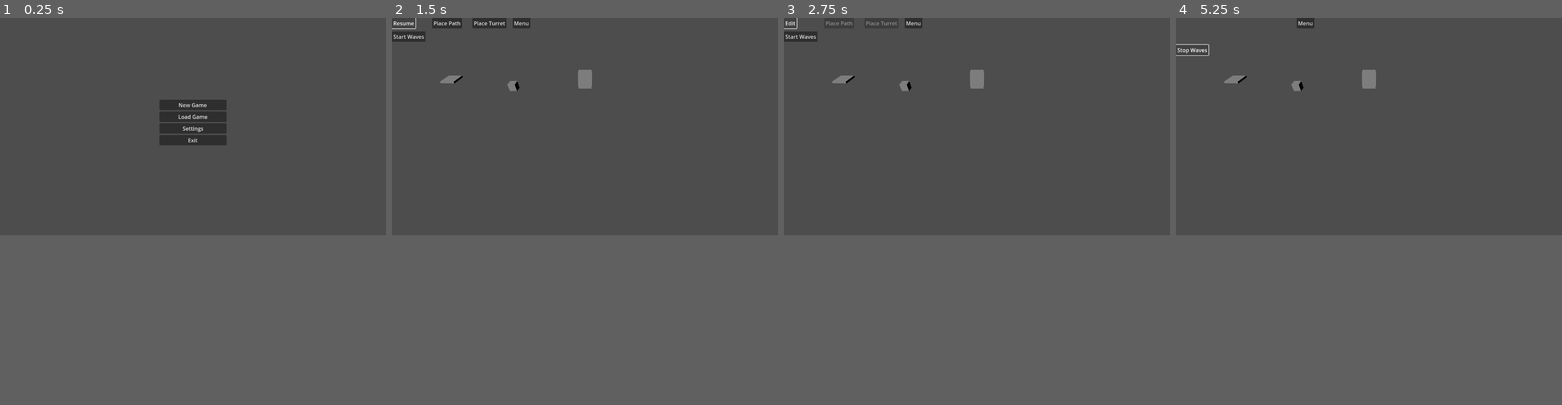
Above: before the commit, frames 1-4 (left to right).
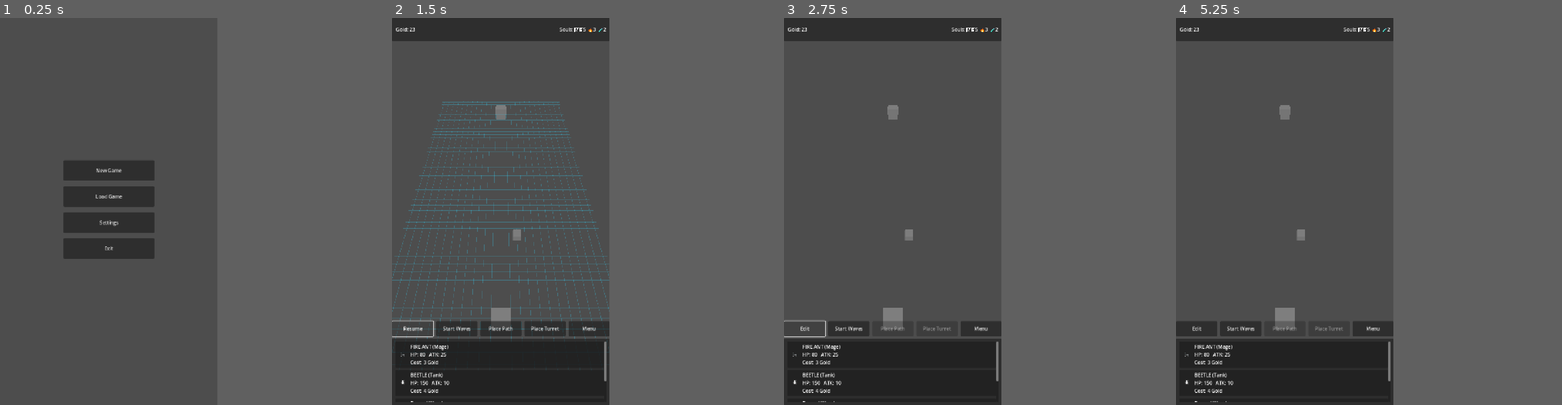
Above: after the commit, the same moments.

Repository: potatozepp/GPT-Test
Game: Godot game, scene res://main.tscn
Two runs of this game, one before a commit and one after it. Both use one fixed random seed, a clock stepped at 60 frames per second and the inputs below.
Inputs:
- Up to frame 1 (0.25 s): no input
- Up to frame 2 (1.5 s): click "Load Game" at 0.5 s; click "Edit" at 1.25 s
- Up to frame 3 (2.75 s): click "Resume" at 2 s
- Up to frame 4 (5.25 s): click "Menu" at 2.75 s; click "New Game" at 3.5 s; click "Start Waves" at 4.25 s; click "Stop Waves" at 5 s
In our replay, the window is 799x449 before the commit and 450x800 after it. These sizes can differ from the game's own. Grey fills any space a smaller window leaves; there, only what the larger window draws over its background counts as a difference.

The runs differ from the first frame. In frame 1, 6.7% of the frame differs, in the area x 16-59%, y 21-63%; in frame 2, 17%, in the area x 0-57%, y 0-100%; in frame 3, 14%; in frame 4, 15%.

Commit message:
Add visible placement grid for portrait edit mode

Diff:
--- a/main.gd
+++ b/main.gd
@@ -1,13 +1,16 @@
 extends Node3D
 
-const MIN_X := -30.0
-const MAX_X := 30.0
-const MIN_Z := -30.0
-const MAX_Z := 30.0
+const MIN_X := -12.0
+const MAX_X := 12.0
+const MIN_Z := -24.0
+const MAX_Z := 24.0
 const PATH_HALF := Vector2(1, 1)
 const TOWER_HALF := Vector2(0.5, 0.5)
 const PATH_CONNECT_DISTANCE := 2.0
 const TOWER_PATH_PADDING := 0.5
+const GRID_LINE_THICKNESS := 0.04
+const GRID_LINE_HEIGHT := 0.02
+const GRID_COLOR := Color(0.2, 0.85, 1.0, 0.25)
 
 var EnemyScene = preload("res://assets/models/enemy.tscn")
 var TowerScene = preload("res://assets/models/tower.tscn")
@@ -29,23 +32,27 @@
 @onready var exit_button = $CanvasLayer/StartMenu/VBoxContainer/ExitButton
 @onready var settings_menu = $CanvasLayer/SettingsMenu
 @onready var settings_back = $CanvasLayer/SettingsMenu/VBoxContainer/BackButton
-@onready var edit_button = $CanvasLayer/EditButton
-@onready var run_button = $CanvasLayer/RunButton
-@onready var stop_button = $CanvasLayer/StopButton
-@onready var path_button = $CanvasLayer/PathButton
-@onready var turret_button = $CanvasLayer/TurretButton
-@onready var menu_button = $CanvasLayer/MenuButton
+@onready var edit_button = $CanvasLayer/ActionBar/EditButton
+@onready var run_button = $CanvasLayer/ActionBar/RunButton
+@onready var stop_button = $CanvasLayer/ActionBar/StopButton
+@onready var path_button = $CanvasLayer/ActionBar/PathButton
+@onready var turret_button = $CanvasLayer/ActionBar/TurretButton
+@onready var menu_button = $CanvasLayer/ActionBar/MenuButton
+@onready var top_hud = $CanvasLayer/TopHUD
+@onready var action_bar = $CanvasLayer/ActionBar
+@onready var shop_panel = $CanvasLayer/ShopPanel
 @onready var selection_panel = $CanvasLayer/SelectionPanel
-@onready var sell_button = $CanvasLayer/SelectionPanel/VBoxContainer/SellButton
-@onready var upgrade_button = $CanvasLayer/SelectionPanel/VBoxContainer/UpgradeButton
-@onready var move_button = $CanvasLayer/SelectionPanel/VBoxContainer/MoveButton
-@onready var delete_button = $CanvasLayer/SelectionPanel/VBoxContainer/DeleteButton
+@onready var sell_button = $CanvasLayer/SelectionPanel/SelectionMargin/VBoxContainer/SellButton
+@onready var upgrade_button = $CanvasLayer/SelectionPanel/SelectionMargin/VBoxContainer/UpgradeButton
+@onready var move_button = $CanvasLayer/SelectionPanel/SelectionMargin/VBoxContainer/MoveButton
+@onready var delete_button = $CanvasLayer/SelectionPanel/SelectionMargin/VBoxContainer/DeleteButton
 @onready var camera = $Camera3D
 var preview_path
 var preview_tower
 var selected_node: Node3D
 var original_material: Material
 var moving_node: Node3D
+var placement_grid: Node3D
 
 func in_bounds(pos: Vector3) -> bool:
 	return pos.x >= MIN_X and pos.x <= MAX_X and pos.z >= MIN_Z and pos.z <= MAX_Z
@@ -69,12 +76,9 @@
 	move_button.pressed.connect(_on_move_pressed)
 	delete_button.pressed.connect(_on_delete_pressed)
 	menu_button.pressed.connect(_on_menu_pressed)
-	edit_button.visible = false
-	run_button.visible = false
-	stop_button.visible = false
-	path_button.visible = false
-	turret_button.visible = false
-	menu_button.visible = false
+	top_hud.visible = false
+	action_bar.visible = false
+	shop_panel.visible = false
 	selection_panel.visible = false
 	settings_menu.hide()
 	set_process(true)
@@ -82,10 +86,10 @@
 
 func setup_world() -> void:
 	var core = CoreScene.instantiate()
-	core.position = Vector3(0, 0, 0)
+	core.position = Vector3(0, 0, -20)
 	add_child(core)
 
-	path_positions = [Vector3(-20, 0, 0), core.position]
+	path_positions = [Vector3(0, 0, 20), core.position]
 
 	var start_path = PathScene.instantiate()
 	start_path.position = path_positions[0]
@@ -93,9 +97,12 @@
 	add_child(start_path)
 
 	var tower = TowerScene.instantiate()
-	tower.position = Vector3(-10, 0, 2)
+	tower.position = Vector3(2, 0, 10)
 	add_child(tower)
 	tower.add_to_group("towers")
+
+	_create_placement_grid()
+	placement_grid.visible = false
 
 	preview_path = PathScene.instantiate()
 	var mesh = preview_path.get_node("Mesh") as MeshInstance3D
@@ -124,6 +131,9 @@
 	game_loaded = true
 	start_menu.hide()
 	settings_menu.hide()
+	top_hud.show()
+	action_bar.show()
+	shop_panel.show()
 	edit_button.show()
 	run_button.show()
 	stop_button.hide()
@@ -160,9 +170,13 @@
 		placement_mode = ""
 		preview_path.hide()
 		preview_tower.hide()
+		if placement_grid:
+			placement_grid.hide()
 		path_button.text = "Place Path"
 		turret_button.text = "Place Turret"
 		clear_selection()
+	elif placement_grid:
+		placement_grid.show()
 	path_button.disabled = not editing_mode
 	turret_button.disabled = not editing_mode
 	var enemies = get_tree().get_nodes_in_group("enemies")
@@ -180,14 +194,26 @@
 	edit_button.hide()
 	preview_path.hide()
 	preview_tower.hide()
+	if placement_grid:
+		placement_grid.hide()
 	path_button.hide()
 	turret_button.hide()
+	shop_panel.hide()
 	spawn_time = spawn_interval
 
 func stop_waves() -> void:
 	if not waves_running:
 		return
 	spawn_time = spawn_interval
+	run_button.show()
+	stop_button.hide()
+	edit_button.show()
+	path_button.show()
+	turret_button.show()
+	shop_panel.show()
+	if placement_grid:
+		placement_grid.hide()
+	waves_running = false
 	var enemies = get_tree().get_nodes_in_group("enemies")
 	for e in enemies:
 		e.queue_free()
@@ -431,6 +457,40 @@
 			preview_tower.show()
 		clear_selection()
 
+func _create_placement_grid() -> void:
+	placement_grid = Node3D.new()
+	placement_grid.name = "PlacementGrid"
+	add_child(placement_grid)
+
+	var x_span: float = MAX_X - MIN_X
+	var z_span: float = MAX_Z - MIN_Z
+
+	for x in range(int(MIN_X), int(MAX_X) + 1):
+		var line_z := _make_grid_line(z_span + 1.0, true)
+		line_z.position = Vector3(float(x), GRID_LINE_HEIGHT, 0)
+		placement_grid.add_child(line_z)
+
+	for z in range(int(MIN_Z), int(MAX_Z) + 1):
+		var line_x := _make_grid_line(x_span + 1.0, false)
+		line_x.position = Vector3(0, GRID_LINE_HEIGHT, float(z))
+		placement_grid.add_child(line_x)
+
+func _make_grid_line(length: float, along_z: bool) -> MeshInstance3D:
+	var line := MeshInstance3D.new()
+	var mesh := BoxMesh.new()
+	if along_z:
+		mesh.size = Vector3(GRID_LINE_THICKNESS, GRID_LINE_THICKNESS, length)
+	else:
+		mesh.size = Vector3(length, GRID_LINE_THICKNESS, GRID_LINE_THICKNESS)
+	line.mesh = mesh
+	var material := StandardMaterial3D.new()
+	material.albedo_color = GRID_COLOR
+	material.transparency = BaseMaterial3D.TRANSPARENCY_ALPHA
+	material.flags_transparent = true
+	material.shading_mode = BaseMaterial3D.SHADING_MODE_UNSHADED
+	line.set_surface_override_material(0, material)
+	return line
+
 func _on_menu_pressed() -> void:
 	get_tree().reload_current_scene()
 
--- a/main.tscn
+++ b/main.tscn
@@ -7,12 +7,12 @@
 script = ExtResource("1")
 
 [node name="Camera3D" type="Camera3D" parent="."]
-transform = Transform3D(1, 0, 0, 0, 0.707107, 0.707107, 0, -0.707107, 0.707107, 0, 10, 20)
+transform = Transform3D(1, 0, 0, 0, 0.642788, 0.766044, 0, -0.766044, 0.642788, 0, 26, 28)
 current = true
 script = ExtResource("2")
 
 [node name="DirectionalLight3D" type="DirectionalLight3D" parent="."]
-transform = Transform3D(1, 0, 0, 0, 0.707107, 0.707107, 0, -0.707107, 0.707107, 0, 0, 0)
+transform = Transform3D(0.866025, 0.353553, -0.353553, 0, 0.707107, 0.707107, 0.5, -0.612372, 0.612372, 0, 0, 0)
 
 [node name="CanvasLayer" type="CanvasLayer" parent="."]
 
@@ -30,25 +30,30 @@
 anchor_top = 0.5
 anchor_right = 0.5
 anchor_bottom = 0.5
-offset_left = -100.0
-offset_top = -80.0
-offset_right = 100.0
-offset_bottom = 80.0
+offset_left = -150.0
+offset_top = -170.0
+offset_right = 150.0
+offset_bottom = 170.0
+theme_override_constants/separation = 18
 
 [node name="NewGameButton" type="Button" parent="CanvasLayer/StartMenu/VBoxContainer"]
 layout_mode = 2
+custom_minimum_size = Vector2(280, 68)
 text = "New Game"
 
 [node name="LoadButton" type="Button" parent="CanvasLayer/StartMenu/VBoxContainer"]
 layout_mode = 2
+custom_minimum_size = Vector2(280, 68)
 text = "Load Game"
 
 [node name="SettingsButton" type="Button" parent="CanvasLayer/StartMenu/VBoxContainer"]
 layout_mode = 2
+custom_minimum_size = Vector2(280, 68)
 text = "Settings"
 
 [node name="ExitButton" type="Button" parent="CanvasLayer/StartMenu/VBoxContainer"]
 layout_mode = 2
+custom_minimum_size = Vector2(280, 68)
 text = "Exit"
 
 [node name="SettingsMenu" type="Control" parent="CanvasLayer"]
@@ -66,86 +71,287 @@
 anchor_top = 0.5
 anchor_right = 0.5
 anchor_bottom = 0.5
-offset_left = -100.0
-offset_top = -80.0
-offset_right = 100.0
-offset_bottom = 80.0
+offset_left = -150.0
+offset_top = -140.0
+offset_right = 150.0
+offset_bottom = 140.0
+theme_override_constants/separation = 14
 
 [node name="Sound" type="CheckBox" parent="CanvasLayer/SettingsMenu/VBoxContainer"]
 layout_mode = 2
+custom_minimum_size = Vector2(280, 54)
 text = "Sound"
 
 [node name="Vibration" type="CheckBox" parent="CanvasLayer/SettingsMenu/VBoxContainer"]
 layout_mode = 2
+custom_minimum_size = Vector2(280, 54)
 text = "Vibration"
 
 [node name="BackButton" type="Button" parent="CanvasLayer/SettingsMenu/VBoxContainer"]
 layout_mode = 2
+custom_minimum_size = Vector2(280, 60)
 text = "Back"
 
-[node name="SelectionPanel" type="ColorRect" parent="CanvasLayer"]
-visible = false
+[node name="TopHUD" type="PanelContainer" parent="CanvasLayer"]
+visible = false
+layout_mode = 1
+anchors_preset = 10
+anchor_right = 1.0
+offset_bottom = 76.0
+grow_horizontal = 2
+
+[node name="TopMargin" type="MarginContainer" parent="CanvasLayer/TopHUD"]
+layout_mode = 2
+theme_override_constants/margin_left = 12
+theme_override_constants/margin_top = 10
+theme_override_constants/margin_right = 12
+theme_override_constants/margin_bottom = 10
+
+[node name="TopInfo" type="HBoxContainer" parent="CanvasLayer/TopHUD/TopMargin"]
+layout_mode = 2
+theme_override_constants/separation = 20
+
+[node name="GoldLabel" type="Label" parent="CanvasLayer/TopHUD/TopMargin/TopInfo"]
+layout_mode = 2
+size_flags_horizontal = 3
+text = "Gold: 23"
+
+[node name="SoulsLabel" type="Label" parent="CanvasLayer/TopHUD/TopMargin/TopInfo"]
+layout_mode = 2
+size_flags_horizontal = 3
+horizontal_alignment = 2
+text = "Souls: 🛡️5  🔥3  🧪2"
+
+[node name="ActionBar" type="HBoxContainer" parent="CanvasLayer"]
+visible = false
+layout_mode = 1
+anchors_preset = 10
+anchor_top = 1.0
+anchor_right = 1.0
+anchor_bottom = 1.0
+offset_top = -278.0
+offset_bottom = -228.0
+grow_horizontal = 2
+grow_vertical = 0
+theme_override_constants/separation = 10
+
+[node name="EditButton" type="Button" parent="CanvasLayer/ActionBar"]
+layout_mode = 2
+size_flags_horizontal = 3
+text = "Edit"
+
+[node name="RunButton" type="Button" parent="CanvasLayer/ActionBar"]
+layout_mode = 2
+size_flags_horizontal = 3
+text = "Start Waves"
+
+[node name="StopButton" type="Button" parent="CanvasLayer/ActionBar"]
+visible = false
+layout_mode = 2
+size_flags_horizontal = 3
+text = "Stop Waves"
+
+[node name="PathButton" type="Button" parent="CanvasLayer/ActionBar"]
+layout_mode = 2
+size_flags_horizontal = 3
+text = "Place Path"
+
+[node name="TurretButton" type="Button" parent="CanvasLayer/ActionBar"]
+layout_mode = 2
+size_flags_horizontal = 3
+text = "Place Turret"
+
+[node name="MenuButton" type="Button" parent="CanvasLayer/ActionBar"]
+layout_mode = 2
+size_flags_horizontal = 3
+text = "Menu"
+
+[node name="SelectionPanel" type="PanelContainer" parent="CanvasLayer"]
+visible = false
+layout_mode = 1
 anchors_preset = 8
 anchor_left = 0.5
 anchor_top = 0.5
 anchor_right = 0.5
 anchor_bottom = 0.5
-offset_left = -60.0
-offset_top = -60.0
-offset_right = 60.0
-offset_bottom = 60.0
-color = Color(0, 0, 0, 0.4)
-
-[node name="VBoxContainer" type="VBoxContainer" parent="CanvasLayer/SelectionPanel"]
+offset_left = -120.0
+offset_top = -105.0
+offset_right = 120.0
+offset_bottom = 105.0
+
+[node name="SelectionMargin" type="MarginContainer" parent="CanvasLayer/SelectionPanel"]
+layout_mode = 2
+theme_override_constants/margin_left = 8
+theme_override_constants/margin_top = 8
+theme_override_constants/margin_right = 8
+theme_override_constants/margin_bottom = 8
+
+[node name="VBoxContainer" type="VBoxContainer" parent="CanvasLayer/SelectionPanel/SelectionMargin"]
+layout_mode = 2
+theme_override_constants/separation = 8
+
+[node name="SellButton" type="Button" parent="CanvasLayer/SelectionPanel/SelectionMargin/VBoxContainer"]
+layout_mode = 2
+text = "Sell"
+
+[node name="UpgradeButton" type="Button" parent="CanvasLayer/SelectionPanel/SelectionMargin/VBoxContainer"]
+layout_mode = 2
+text = "Upgrade"
+
+[node name="MoveButton" type="Button" parent="CanvasLayer/SelectionPanel/SelectionMargin/VBoxContainer"]
+layout_mode = 2
+text = "Move"
+
+[node name="DeleteButton" type="Button" parent="CanvasLayer/SelectionPanel/SelectionMargin/VBoxContainer"]
+layout_mode = 2
+text = "Delete"
+
+[node name="ShopPanel" type="PanelContainer" parent="CanvasLayer"]
+visible = false
 layout_mode = 1
-anchors_preset = 15
+anchors_preset = 10
+anchor_top = 1.0
 anchor_right = 1.0
 anchor_bottom = 1.0
-grow_horizontal = 2
-grow_vertical = 2
-alignment = 1
-
-[node name="SellButton" type="Button" parent="CanvasLayer/SelectionPanel/VBoxContainer"]
-layout_mode = 2
-text = "Sell"
-
-[node name="UpgradeButton" type="Button" parent="CanvasLayer/SelectionPanel/VBoxContainer"]
-layout_mode = 2
-text = "Upgrade"
-
-[node name="MoveButton" type="Button" parent="CanvasLayer/SelectionPanel/VBoxContainer"]
-layout_mode = 2
-text = "Move"
-
-[node name="DeleteButton" type="Button" parent="CanvasLayer/SelectionPanel/VBoxContainer"]
-layout_mode = 2
-text = "Delete"
-
-[node name="EditButton" type="Button" parent="CanvasLayer"]
-visible = false
-text = "Edit Paths"
-
-[node name="RunButton" type="Button" parent="CanvasLayer"]
-visible = false
-offset_top = 40.0
-text = "Start Waves"
-
-[node name="StopButton" type="Button" parent="CanvasLayer"]
-visible = false
-offset_top = 80.0
-text = "Stop Waves"
-
-[node name="PathButton" type="Button" parent="CanvasLayer"]
-visible = false
-offset_left = 120.0
-text = "Place Path"
-
-[node name="TurretButton" type="Button" parent="CanvasLayer"]
-visible = false
-offset_left = 240.0
-text = "Place Turret"
-
-[node name="MenuButton" type="Button" parent="CanvasLayer"]
-visible = false
-offset_left = 360.0
-text = "Menu"
+offset_top = -220.0
+grow_horizontal = 2
+grow_vertical = 0
+
+[node name="ShopMargin" type="MarginContainer" parent="CanvasLayer/ShopPanel"]
+layout_mode = 2
+theme_override_constants/margin_left = 10
+theme_override_constants/margin_top = 10
+theme_override_constants/margin_right = 10
+theme_override_constants/margin_bottom = 10
+
+[node name="ShopScroll" type="ScrollContainer" parent="CanvasLayer/ShopPanel/ShopMargin"]
+layout_mode = 2
+size_flags_vertical = 3
+horizontal_scroll_mode = 0
+
+[node name="ShopList" type="VBoxContainer" parent="CanvasLayer/ShopPanel/ShopMargin/ShopScroll"]
+layout_mode = 2
+size_flags_horizontal = 3
+theme_override_constants/separation = 8
+
+[node name="FireAntCard" type="PanelContainer" parent="CanvasLayer/ShopPanel/ShopMargin/ShopScroll/ShopList"]
+layout_mode = 2
+
+[node name="FireAntMargin" type="MarginContainer" parent="CanvasLayer/ShopPanel/ShopMargin/ShopScroll/ShopList/FireAntCard"]
+layout_mode = 2
+theme_override_constants/margin_left = 8
+theme_override_constants/margin_top = 6
+theme_override_constants/margin_right = 8
+theme_override_constants/margin_bottom = 6
+
+[node name="FireAntRow" type="HBoxContainer" parent="CanvasLayer/ShopPanel/ShopMargin/ShopScroll/ShopList/FireAntCard/FireAntMargin"]
+layout_mode = 2
+theme_override_constants/separation = 8
+
+[node name="Icon" type="Label" parent="CanvasLayer/ShopPanel/ShopMargin/ShopScroll/ShopList/FireAntCard/FireAntMargin/FireAntRow"]
+layout_mode = 2
+custom_minimum_size = Vector2(34, 34)
+text = "🐜"
+horizontal_alignment = 1
+vertical_alignment = 1
+
+[node name="Info" type="VBoxContainer" parent="CanvasLayer/ShopPanel/ShopMargin/ShopScroll/ShopList/FireAntCard/FireAntMargin/FireAntRow"]
+layout_mode = 2
+
+[node name="Name" type="Label" parent="CanvasLayer/ShopPanel/ShopMargin/ShopScroll/ShopList/FireAntCard/FireAntMargin/FireAntRow/Info"]
+layout_mode = 2
+text = "FIRE ANT (Mage)"
+
+[node name="Stats" type="Label" parent="CanvasLayer/ShopPanel/ShopMargin/ShopScroll/ShopList/FireAntCard/FireAntMargin/FireAntRow/Info"]
+layout_mode = 2
+text = "HP: 80   ATK: 25"
+
+[node name="Cost" type="Label" parent="CanvasLayer/ShopPanel/ShopMargin/ShopScroll/ShopList/FireAntCard/FireAntMargin/FireAntRow/Info"]
+layout_mode = 2
+text = "Cost: 3 Gold"
+
+[node name="BeetleCard" type="PanelContainer" parent="CanvasLayer/ShopPanel/ShopMargin/ShopScroll/ShopList"]
+layout_mode = 2
+
+[node name="BeetleMargin" type="MarginContainer" parent="CanvasLayer/ShopPanel/ShopMargin/ShopScroll/ShopList/BeetleCard"]
+layout_mode = 2
+theme_override_constants/margin_left = 8
+theme_override_constants/margin_top = 6
+theme_override_constants/margin_right = 8
+theme_override_constants/margin_bottom = 6
+
+[node name="BeetleRow" type="HBoxContainer" parent="CanvasLayer/ShopPanel/ShopMargin/ShopScroll/ShopList/BeetleCard/BeetleMargin"]
+layout_mode = 2
+theme_override_constants/separation = 8
+
+[node name="Icon" type="Label" parent="CanvasLayer/ShopPanel/ShopMargin/ShopScroll/ShopList/BeetleCard/BeetleMargin/BeetleRow"]
+layout_mode = 2
+custom_minimum_size = Vector2(34, 34)
+text = "🪲"
+horizontal_alignment = 1
+vertical_alignment = 1
+
+[node name="Info" type="VBoxContainer" parent="CanvasLayer/ShopPanel/ShopMargin/ShopScroll/ShopList/BeetleCard/BeetleMargin/BeetleRow"]
+layout_mode = 2
+
+[node name="Name" type="Label" parent="CanvasLayer/ShopPanel/ShopMargin/ShopScroll/ShopList/BeetleCard/BeetleMargin/BeetleRow/Info"]
+layout_mode = 2
+text = "BEETLE (Tank)"
+
+[node name="Stats" type="Label" parent="CanvasLayer/ShopPanel/ShopMargin/ShopScroll/ShopList/BeetleCard/BeetleMargin/BeetleRow/Info"]
+layout_mode = 2
+text = "HP: 150   ATK: 10"
+
+[node name="Cost" type="Label" parent="CanvasLayer/ShopPanel/ShopMargin/ShopScroll/ShopList/BeetleCard/BeetleMargin/BeetleRow/Info"]
+layout_mode = 2
+text = "Cost: 4 Gold"
+
+[node name="WoodCard" type="PanelContainer" parent="CanvasLayer/ShopPanel/ShopMargin/ShopScroll/ShopList"]
+layout_mode = 2
+
+[node name="WoodMargin" type="MarginContainer" parent="CanvasLayer/ShopPanel/ShopMargin/ShopScroll/ShopList/WoodCard"]
+layout_mode = 2
+theme_override_constants/margin_left = 8
+theme_override_constants/margin_top = 6
+theme_override_constants/margin_right = 8
+theme_override_constants/margin_bottom = 6
+
+[node name="WoodRow" type="HBoxContainer" parent="CanvasLayer/ShopPanel/ShopMargin/ShopScroll/ShopList/WoodCard/WoodMargin"]
+layout_mode = 2
+theme_override_constants/separation = 8
+
+[node name="Icon" type="Label" parent="CanvasLayer/ShopPanel/ShopMargin/ShopScroll/ShopList/WoodCard/WoodMargin/WoodRow"]
+layout_mode = 2
+custom_minimum_size = Vector2(34, 34)
+text = "🪵"
+horizontal_alignment = 1
+vertical_alignment = 1
+
+[node name="Info" type="VBoxContainer" parent="CanvasLayer/ShopPanel/ShopMargin/ShopScroll/ShopList/WoodCard/WoodMargin/WoodRow"]
+layout_mode = 2
+
+[node name="Name" type="Label" parent="CanvasLayer/ShopPanel/ShopMargin/ShopScroll/ShopList/WoodCard/WoodMargin/WoodRow/Info"]
+layout_mode = 2
+text = "Burned Wood"
+
+[node name="Stats" type="Label" parent="CanvasLayer/ShopPanel/ShopMargin/ShopScroll/ShopList/WoodCard/WoodMargin/WoodRow/Info"]
+layout_mode = 2
+text = "Craft Material"
+
+[node name="Cost" type="Label" parent="CanvasLayer/ShopPanel/ShopMargin/ShopScroll/ShopList/WoodCard/WoodMargin/WoodRow/Info"]
+layout_mode = 2
+text = "Cost: 2 Gold"
+
+[node name="ShopBottomActions" type="HBoxContainer" parent="CanvasLayer/ShopPanel/ShopMargin/ShopScroll/ShopList"]
+layout_mode = 2
+theme_override_constants/separation = 8
+
+[node name="RerollButton" type="Button" parent="CanvasLayer/ShopPanel/ShopMargin/ShopScroll/ShopList/ShopBottomActions"]
+layout_mode = 2
+size_flags_horizontal = 3
+text = "Reroll"
+
+[node name="LeaveButton" type="Button" parent="CanvasLayer/ShopPanel/ShopMargin/ShopScroll/ShopList/ShopBottomActions"]
+layout_mode = 2
+size_flags_horizontal = 3
+text = "Leave"
--- a/project.godot
+++ b/project.godot
@@ -14,6 +14,14 @@
 run/main_scene="res://main.tscn"
 config/features=PackedStringArray("4.4")
 config/icon="res://icon.svg"
+
+[display]
+
+window/size/viewport_width=720
+window/size/viewport_height=1280
+window/stretch/mode="canvas_items"
+window/stretch/aspect="expand"
+window/handheld/orientation=1
 
 [input]
 
--- a/rts_camera.gd
+++ b/rts_camera.gd
@@ -1,44 +1,22 @@
 extends Camera3D
 
-@export var move_speed := 15.0
-@export var fast_speed := 50.0
-@export var pan_speed := 0.02
+@export var pan_speed := 0.03
 @export var zoom_speed := 2.0
-@export var min_x := -30.0
-@export var max_x := 30.0
-@export var min_z := -30.0
-@export var max_z := 30.0
-@export var min_y := 5.0
-@export var max_y := 30.0
+@export var min_x := -12.0
+@export var max_x := 12.0
+@export var min_z := -24.0
+@export var max_z := 24.0
+@export var min_y := 12.0
+@export var max_y := 36.0
 
 var drag_panning := false
 var target_height := 0.0
 
-func _ready():
-		Input.set_mouse_mode(Input.MOUSE_MODE_VISIBLE)
-		target_height = position.y
+func _ready() -> void:
+	Input.set_mouse_mode(Input.MOUSE_MODE_VISIBLE)
+	target_height = position.y
 
-func _process(delta):
-	var speed = move_speed
-	if Input.is_action_pressed("ui_shift"):
-		speed = fast_speed
-	var dir := Vector2.ZERO
-	if Input.is_action_pressed("move_forward"):
-		dir.y -= 1
-	if Input.is_action_pressed("move_backward"):
-		dir.y += 1
-	if Input.is_action_pressed("move_left"):
-		dir.x -= 1
-	if Input.is_action_pressed("move_right"):
-		dir.x += 1
-		if dir != Vector2.ZERO:
-				var forward = Vector3(basis.z.x, 0, basis.z.z).normalized()
-				var right = Vector3(basis.x.x, 0, basis.x.z).normalized()
-				translate((right * dir.x + forward * dir.y) * speed * delta)
-				position.y = target_height
-		_clamp_to_bounds()
-
-func _unhandled_input(event):
+func _unhandled_input(event: InputEvent) -> void:
 	if event is InputEventMouseButton:
 		if event.button_index == MOUSE_BUTTON_RIGHT:
 			drag_panning = event.pressed
@@ -51,13 +29,13 @@
 			target_height = position.y
 			_clamp_to_bounds()
 	elif event is InputEventMouseMotion and drag_panning:
-		var right = Vector3(basis.x.x, 0, basis.x.z).normalized()
-		var up = Vector3(basis.z.x, 0, basis.z.z).normalized()
-		translate((-right * event.relative.x + -up * event.relative.y) * pan_speed)
+		var right := Vector3(basis.x.x, 0, basis.x.z).normalized()
+		var forward := Vector3(basis.z.x, 0, basis.z.z).normalized()
+		translate((-right * event.relative.x + -forward * event.relative.y) * pan_speed)
 		position.y = target_height
 		_clamp_to_bounds()
 
-func _clamp_to_bounds():
+func _clamp_to_bounds() -> void:
 	position.x = clamp(position.x, min_x, max_x)
 	position.z = clamp(position.z, min_z, max_z)
 	target_height = clamp(target_height, min_y, max_y)
Not shown, changed: README.md
